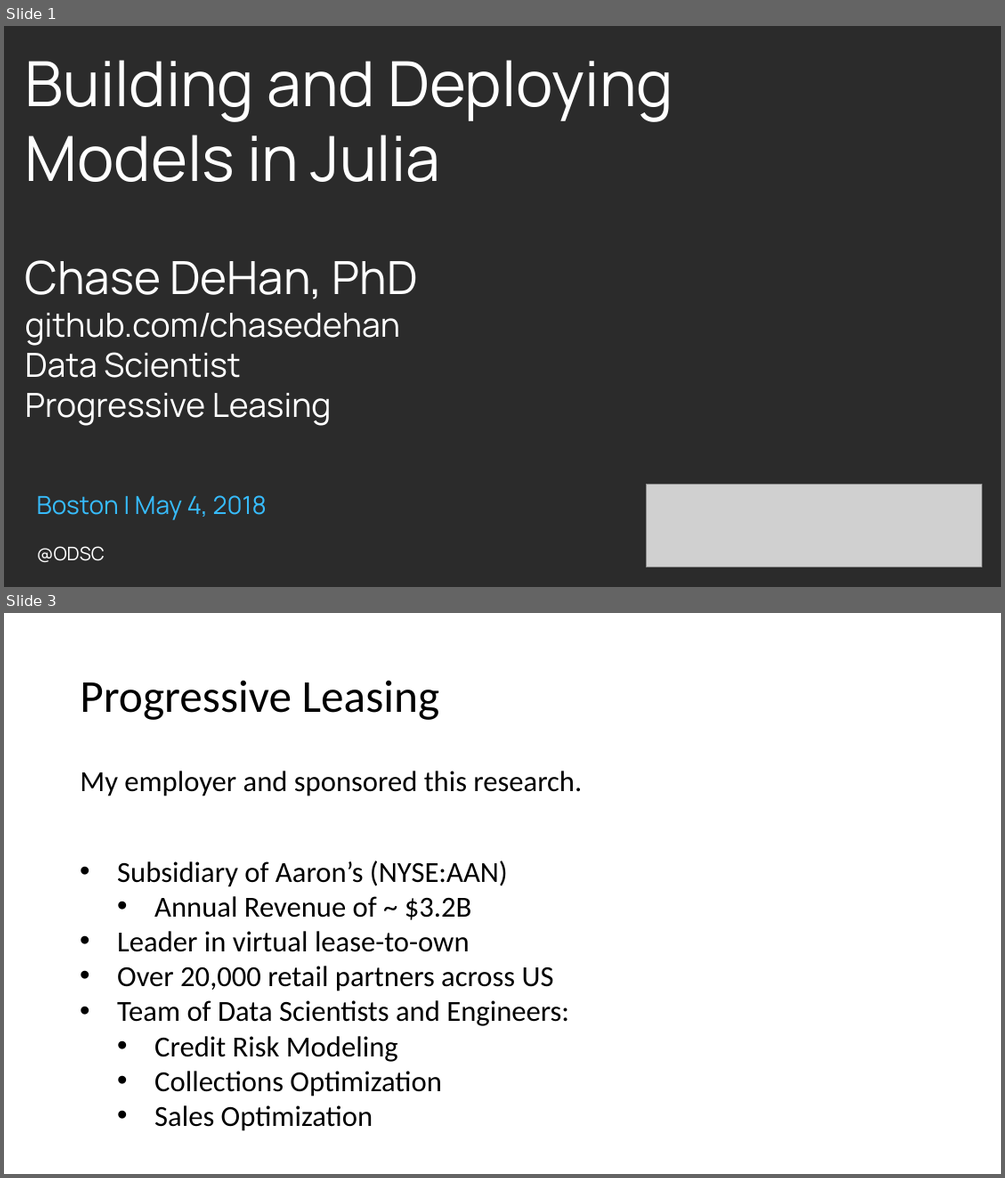
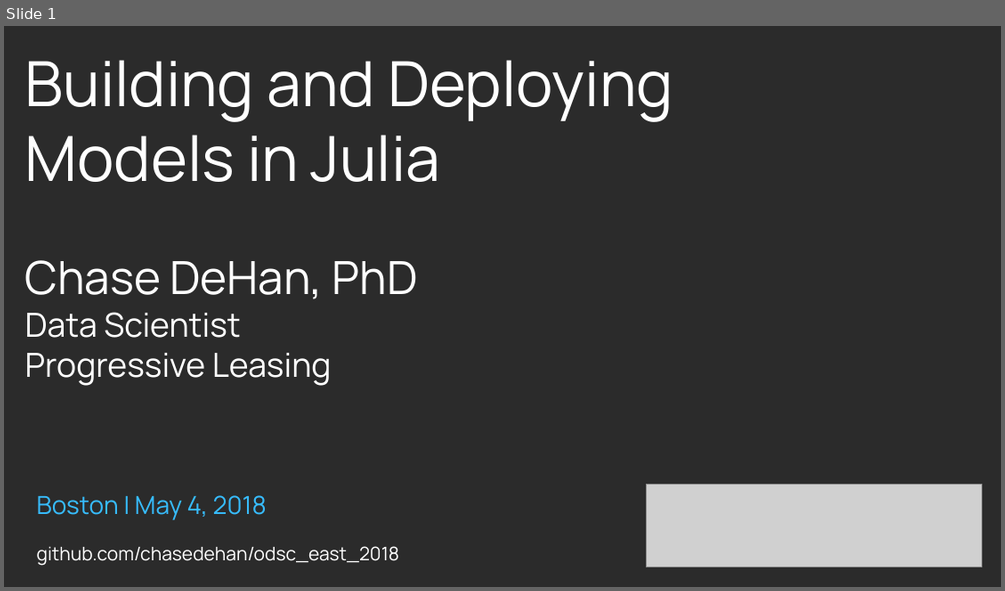
Before and after one commit to chasedehan/odsc_east_2018, a slide deck: Building and Deploying Models in Julia.pptx. Shown one above the other, each under a label of ours: slides 1 and 3 before the commit, slide 1 after it; the slides between them are not shown. The pictures are 1005x1178 and 1005x591 pixels, drawn with LibreOffice and Linux fonts; fonts in the diff are those of the drawing; grey boxes stand for pictures; background and template pictures are left out; a plain dark background stands for a picture behind light text. Boxes give left, top, right and bottom in pixels: in the first picture for what was removed or moved away, otherwise in the second. Text is boxed around its words. In the diff, an @@ line names an element or a change of style, - is before the commit and + after.

```diff
--- a/Building and Deploying Models in Julia.pptx
+++ b/Building and Deploying Models in Julia.pptx
@@ slide 3 removed at [4,613,1001,1174], background #FFFFFF @@
@@ title removed at [80,680,440,720] @@
-Progressive Leasing
@@ text removed at [80,771,582,796] @@
-My employer and sponsored this research.
@@ text removed at [117,860,569,1131] @@
-• Subsidiary of Aaron’s (NYSE:AAN)
-  • Annual Revenue of ~ $3.2B
-• Leader in virtual lease-to-own
-• Over 20,000 retail partners across US
-• Team of Data Scientists and Engineers:
-  • Credit Risk Modeling
-  • Collections Optimization
-  • Sales Optimization
@@ slide 1 changed as well @@
@@ text at [25,313,400,346]: paragraph removed @@
-github.com/chasedehan
@@ text at [37,546,400,565]: text changed @@
-@ODSC
+github.com/chasedehan/odsc_east_2018
```
Also in this commit, not shown: 7 slides added, 4 other slides removed, 3 other files.
